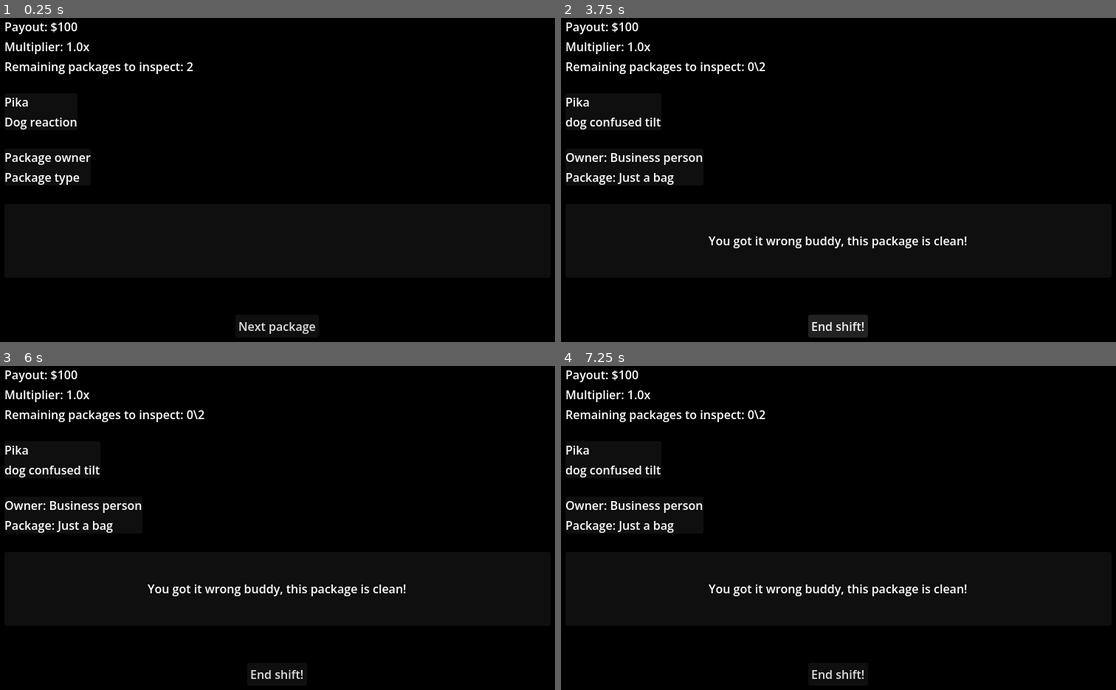
Above: before the commit, frames 1-4 (two rows, left to right).
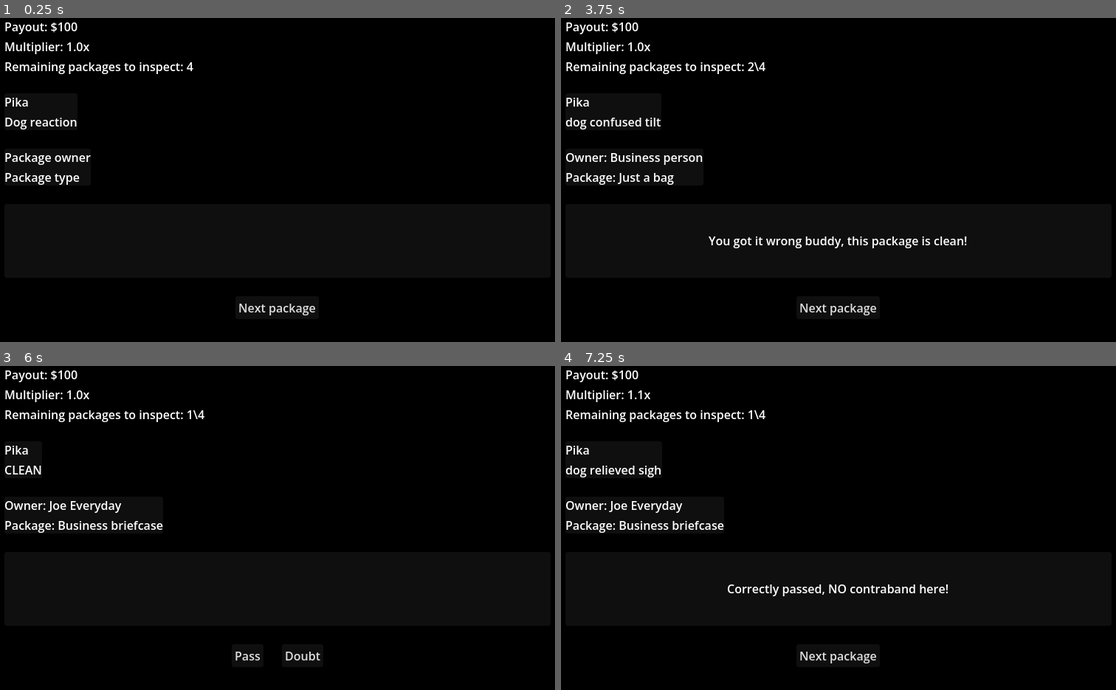
Above: after the commit, the same moments.

Repository: lukaMis/kennel-simulator
Game: Godot game, scene res://scenes/customs_inspector.tscn
Two runs of this game, one before a commit and one after it. Both use one fixed random seed, a clock stepped at 60 frames per second and the inputs below. This scene is started directly instead of the project's main scene.
Inputs (mouse positions are in pixels of both pictures, inside the frame that each line leads up to):
- Up to frame 1 (0.25 s): no input
- Up to frame 2 (3.75 s): click "Next package" at 0.5 s; click "Pass" at 1.25 s; click "Next package" at 2 s; click "Doubt" at 2.75 s; click (838, 325) at 3.5 s, where only the run before the commit has a clickable "End shift!"
- Up to frame 3 (6 s): click (277, 673) at 4.25 s, where only the run before the commit has a clickable "End shift!"; click (277, 673) at 5 s, where only the run before the commit has a clickable "End shift!"; click (277, 654) at 5.75 s, where only the run after the commit has a clickable "Next package"
- Up to frame 4 (7.25 s): click (810, 654) at 6.5 s, where only the run after the commit has a clickable "Pass"

The runs differ from the first frame. In frame 1, 0.4% of the frame differs, in the area x 33-57%, y 13-98%; in frame 2, 0.9%; in frame 3, 1.7%; in frame 4, 1.9%, in the area x 5-74%, y 7-97%.

Commit message:
some UI updates

Diff:
--- a/scenes/customs_inspector.tscn
+++ b/scenes/customs_inspector.tscn
@@ -101,12 +101,20 @@
 [node name="HBoxContainerActionButtons" type="HBoxContainer" parent="MarginContainer/VBoxContainer" unique_id=2098951492]
 layout_mode = 2
 size_flags_horizontal = 4
+size_flags_vertical = 4
 theme_override_constants/separation = 25
 alignment = 1
+
+[node name="ButtonNext" type="Button" parent="MarginContainer/VBoxContainer/HBoxContainerActionButtons" unique_id=1501739479]
+unique_name_in_owner = true
+layout_mode = 2
+text = "Next package
+"
 
 [node name="ButtonPass" type="Button" parent="MarginContainer/VBoxContainer/HBoxContainerActionButtons" unique_id=1643568259]
 unique_name_in_owner = true
 layout_mode = 2
+size_flags_vertical = 4
 text = "Pass"
 
 [node name="ButtonDoubt" type="Button" parent="MarginContainer/VBoxContainer/HBoxContainerActionButtons" unique_id=1336889351]
@@ -114,17 +122,7 @@
 layout_mode = 2
 text = "Doubt"
 
-[node name="CenterContainerFlowControl" type="CenterContainer" parent="MarginContainer/VBoxContainer" unique_id=1903455779]
-layout_mode = 2
-size_flags_horizontal = 4
-
-[node name="ButtonNext" type="Button" parent="MarginContainer/VBoxContainer/CenterContainerFlowControl" unique_id=1501739479]
-unique_name_in_owner = true
-layout_mode = 2
-text = "Next package
-"
-
-[node name="ButtonEndShift" type="Button" parent="MarginContainer/VBoxContainer/CenterContainerFlowControl" unique_id=920715128]
+[node name="ButtonEndShift" type="Button" parent="MarginContainer/VBoxContainer/HBoxContainerActionButtons" unique_id=920715128]
 unique_name_in_owner = true
 layout_mode = 2
 text = "End shift!"
--- a/scripts/game_constants.gd
+++ b/scripts/game_constants.gd
@@ -20,7 +20,7 @@
 #
 # --- Customs Inspector Constants ---
 const CUSTOMS_BASE_PAYOUT: int = 100
-const CUSTOMS_QUOTA: int = 2 # How many packages per shift
+const CUSTOMS_QUOTA: int = 4 # How many packages per shift
 const CUSTOMS_CONTRABAND_CHANCE: float = 0.30 # 30% chance for a package to be illegal
 #
 # Stat Modifiers
